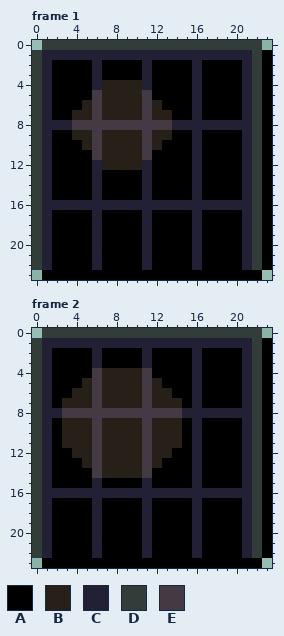
Animated GIF sprite, stored at public/gifs/block_3.gif. Above is the file before it was changed.
The file is 96x96 pixels, drawn in blocks of 4x4; one block is one cell here. Shown: frame 1, frame 2.
Palette (. is transparent): A #000000  B #272019  C #222034  D #323c39  E #433a44
Now the later version:
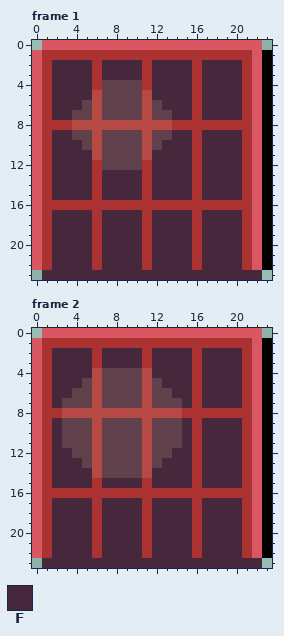
Colours new in this view: F #45283c
The exact change:
colour B: #272019 -> #60414b
colour C: #222034 -> #ac3232
colour D: #323c39 -> #d95763
colour E: #433a44 -> #b64943
Frame 1:
y 2..3: x 2..5 AAAA -> FFFF; x 7..10 AAAA -> FFFF; x 12..15 AAAA -> FFFF; x 17..20 AAAA -> FFFF
y 4..5: x 2..5 AAAA -> FFFF; x 12..15 AAAA -> FFFF; x 17..20 AAAA -> FFFF
y 6: x 2..4 AAA -> FFF; x 13..15 AAA -> FFF; x 17..20 AAAA -> FFFF
y 7: x 2..3 AA -> FF; x 14..15 AA -> FF; x 17..20 AAAA -> FFFF
y 9: x 2..3 AA -> FF; x 14..15 AA -> FF; x 17..20 AAAA -> FFFF
y 10: x 2..4 AAA -> FFF; x 13..15 AAA -> FFF; x 17..20 AAAA -> FFFF
y 11..12: x 2..5 AAAA -> FFFF; x 12..15 AAAA -> FFFF; x 17..20 AAAA -> FFFF
y 13..15: x 2..5 AAAA -> FFFF; x 7..10 AAAA -> FFFF; x 12..15 AAAA -> FFFF; x 17..20 AAAA -> FFFF
y 17..22: x 2..5 AAAA -> FFFF; x 7..10 AAAA -> FFFF; x 12..15 AAAA -> FFFF; x 17..20 AAAA -> FFFF
y 23: x 1..22 AAAAAAAAAAAAAAAAAAAAAA -> FFFFFFFFFFFFFFFFFFFFFF
Frame 2:
y 2..3: x 2..5 AAAA -> FFFF; x 7..10 AAAA -> FFFF; x 12..15 AAAA -> FFFF; x 17..20 AAAA -> FFFF
y 4: x 2..5 AAAA -> FFFF; x 12..15 AAAA -> FFFF; x 17..20 AAAA -> FFFF
y 5: x 2..4 AAA -> FFF; x 13..15 AAA -> FFF; x 17..20 AAAA -> FFFF
y 6: x 2..3 AA -> FF; x 14..15 AA -> FF; x 17..20 AAAA -> FFFF
y 7: x 2 A -> F; x 15 A -> F; x 17..20 AAAA -> FFFF
y 9..11: x 2 A -> F; x 15 A -> F; x 17..20 AAAA -> FFFF
y 12: x 2..3 AA -> FF; x 14..15 AA -> FF; x 17..20 AAAA -> FFFF
y 13: x 2..4 AAA -> FFF; x 13..15 AAA -> FFF; x 17..20 AAAA -> FFFF
y 14: x 2..5 AAAA -> FFFF; x 12..15 AAAA -> FFFF; x 17..20 AAAA -> FFFF
y 15: x 2..5 AAAA -> FFFF; x 7..10 AAAA -> FFFF; x 12..15 AAAA -> FFFF; x 17..20 AAAA -> FFFF
y 17..22: x 2..5 AAAA -> FFFF; x 7..10 AAAA -> FFFF; x 12..15 AAAA -> FFFF; x 17..20 AAAA -> FFFF
y 23: x 1..22 AAAAAAAAAAAAAAAAAAAAAA -> FFFFFFFFFFFFFFFFFFFFFF
Pixel boxes of the changes (left, top, right, bottom) in both pictures:
changed: (32, 40, 262, 280)
changed: (32, 328, 262, 568)
